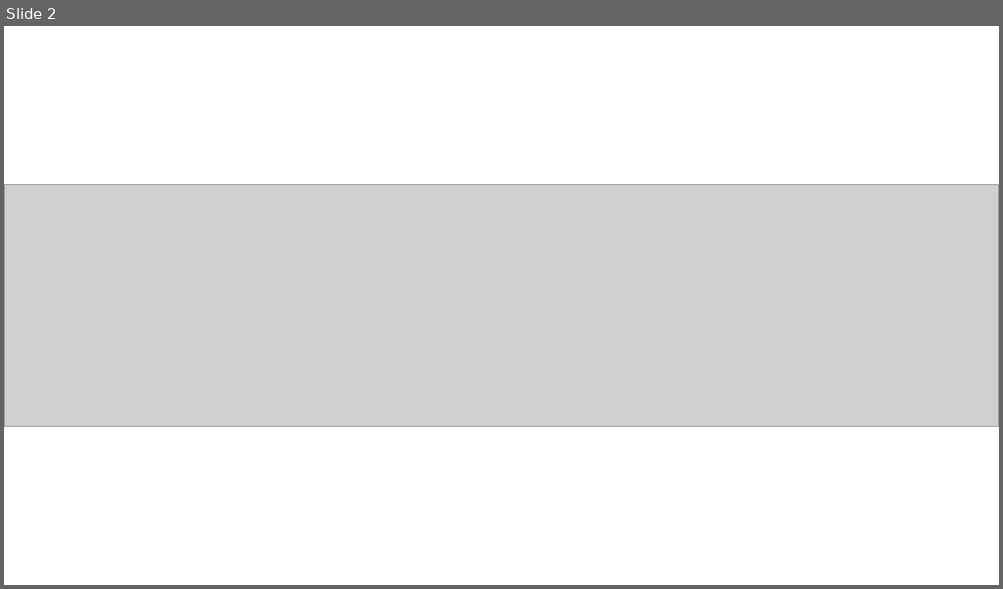
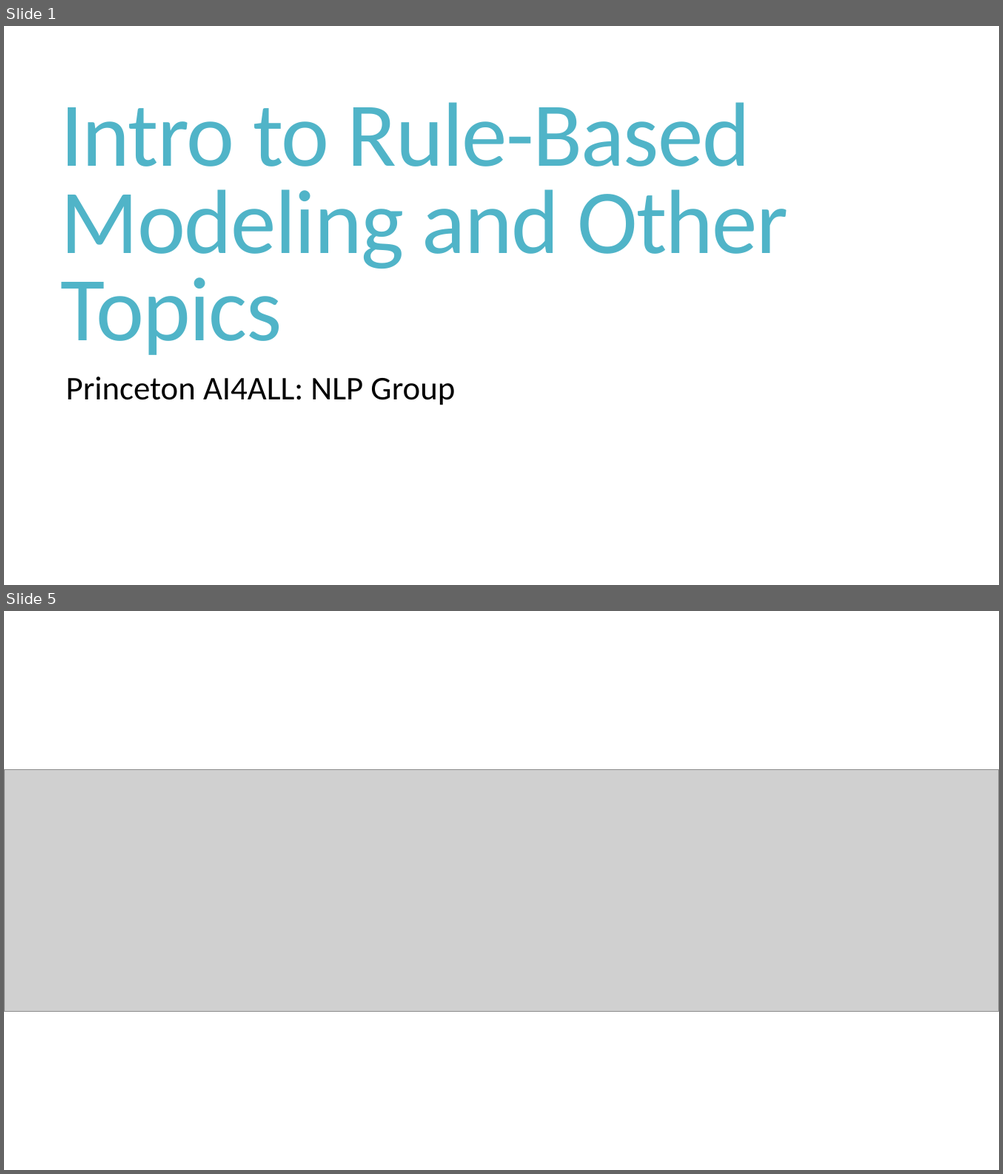
Before and after one commit to cchen23/AI4ALL_NLP, a slide deck: Slides/Day4_Rule_Based_Models_I.pptx. Shown one above the other, each under a label of ours: slide 2 before the commit, slides 1 and 5 after it; the slides between them are not shown. The pictures are 1003x589 and 1003x1174 pixels, drawn with LibreOffice and Linux fonts; fonts in the diff are those of the drawing; grey boxes stand for pictures. Boxes give left, top, right and bottom in pixels: in the first picture for what was removed or moved away, otherwise in the second. Text is boxed around its words. In the diff, an @@ line names an element or a change of style, - is before the commit and + after.

```diff
--- a/Slides/Day4_Rule_Based_Models_I.pptx
+++ b/Slides/Day4_Rule_Based_Models_I.pptx
@@ slide 1 added at (4,26,999,585), background #FFFFFF @@
@@ title added at (61,102,788,355), 88 pt, text #50B4C8 @@
+Intro to Rule-Based Modeling and Other Topics
@@ text added at (66,377,455,406), 32 pt, text #000000 @@
+Princeton AI4ALL: NLP Group
@@ what was slide 2 is now slide 5 @@
```
Also in this commit, not shown: 1 slide changed, 3 other slides added, 3 other files.
